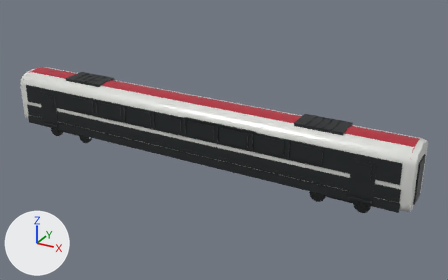
Renders of the glTF model public/models/railjet-lab/blender/railjet-nextgen-first-a.glb from each side of a commit.
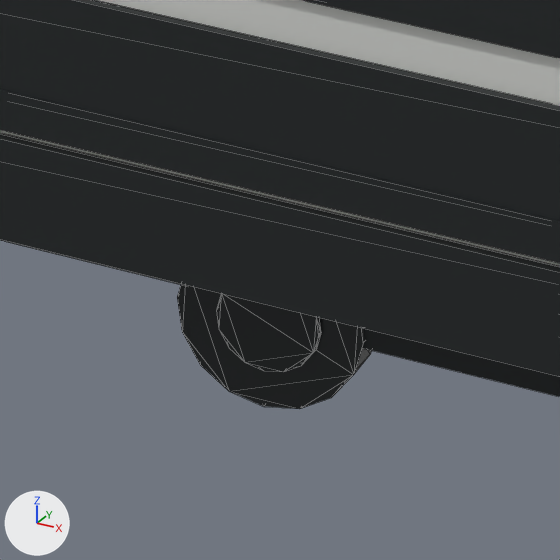
The first picture shows the older version from a camera (50 mm lens) standing at (18.2, -29.8, 16.8) and looking at (1.5, 0.6, 1.7). The close-ups show the older and then the newer version on the part from 66% to 76% of the width and 60% to 77% of the height of that picture. Only the edits that show in the close-ups are written down. Lighting does not change. The marker at lower left points along +X, +Y and +Z. The close-ups show mesh edges as thin lines. Where no turn or scale is listed for an object, it has been applied to the vertices.

Script lines for the objects in view, before the commit:
```python
me_rj_unitcube = bpy.data.meshes.new('RJ_UnitCube')
me_rj_unitcube.from_pydata(...)  # a box spanning x -0.5..0.5, y -0.5..0.5, z -0.5..0.5
me_rj_unitcube.materials.append(mat_rj_underframe)  # dark grey #35383a
me_rj_unitcylinder_16 = bpy.data.meshes.new('RJ_UnitCylinder_16')
me_rj_unitcylinder_16.from_pydata(...)  # a 16-sided cylinder along z spanning x -0.5..0.5, y -0.5..0.5, z -0.5..0.5
me_rj_unitcylinder_16.materials.append(mat_rj_wheel)  # dark grey #424546
ob_first_a_black_window_ribbon__1 = bpy.data.objects.new('first_a_black_window_ribbon_-1', me_rj_unitcube)
ob_first_a_black_window_ribbon__1.parent = ob_railjet_nextgen_first_a_root
ob_first_a_black_window_ribbon__1.location = (0.0, -1.427, 2.91)
ob_first_a_black_window_ribbon__1.scale = (25.2, 0.045, 1.18)
ob_first_a_bogie_b_brake_disc__1_0 = bpy.data.objects.new('first_a_bogie_b_brake_disc_-1_0', me_rj_unitcylinder_16)
ob_first_a_bogie_b_brake_disc__1_0.parent = ob_first_a_bogie_b
ob_first_a_bogie_b_brake_disc__1_0.location = (-1.25, -1.085, 0.46)
ob_first_a_bogie_b_brake_disc__1_0.rotation_euler = (1.571, 0.0, 0.0)  # degrees (90, 0, 0)
ob_first_a_bogie_b_brake_disc__1_0.scale = (0.506, 0.506, 0.035)
ob_first_a_bogie_b_wheel__1_0 = bpy.data.objects.new('first_a_bogie_b_wheel_-1_0', me_rj_unitcylinder_16)
ob_first_a_bogie_b_wheel__1_0.parent = ob_first_a_bogie_b
ob_first_a_bogie_b_wheel__1_0.location = (-1.25, -0.96, 0.46)
ob_first_a_bogie_b_wheel__1_0.rotation_euler = (1.571, 0.0, 0.0)  # degrees (90, 0, 0)
ob_first_a_bogie_b_wheel__1_0.scale = (0.92, 0.92, 0.22)
# also in view: 'first_a_bogie_b_sideframe_-1' at (9.4, -1.0, 0.6); 'first_a_lofted_body' at (0.0, 0.0, 2.5); 'first_a_silver_flank_-1' at (0.0, -1.4, 1.7); 'first_a_dark_skirt_-1' at (0.0, -1.4, 1.0); 'first_a_red_sill_-1' at (0.0, -1.4, 1.4)
```
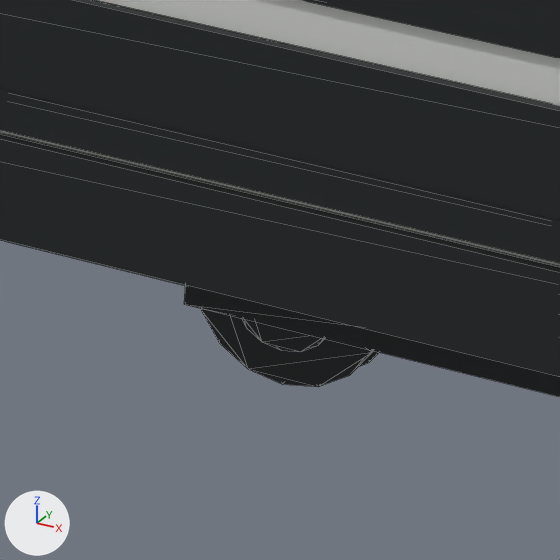
Pixel boxes (x1, y1, x2, y2) of what changed, in the close-ups (560 x 560 px):
'first_a_bogie_b_wheel_-1_0', moved: before (177, 284, 372, 409); after (201, 309, 373, 387)
'first_a_bogie_b_flange_-1_0', added (mostly hidden): after (358, 351, 379, 367)
'first_a_bogie_b_brake_disc_-1_0', unchanged, covered by the edit: before (216, 294, 321, 372); after (241, 318, 324, 352)

What the commit changed:
Object 'first_a_bogie_b_wheel_-1_0' (ob_first_a_bogie_b_wheel__1_0) moves from (-1.25, -0.96, 0.46) to (-1.25, -0.718, 0.46).
Object 'first_a_bogie_b_flange_-1_0' (ob_first_a_bogie_b_flange__1_0) is new; it shows me_rj_unitcylinder_16.
Its parent is ob_first_a_bogie_b.
Its location is (-1.25, -0.613, 0.46).
Its rotation in degrees is (90, 0, 0).
Its scale is (0.984, 0.984, 0.035).
